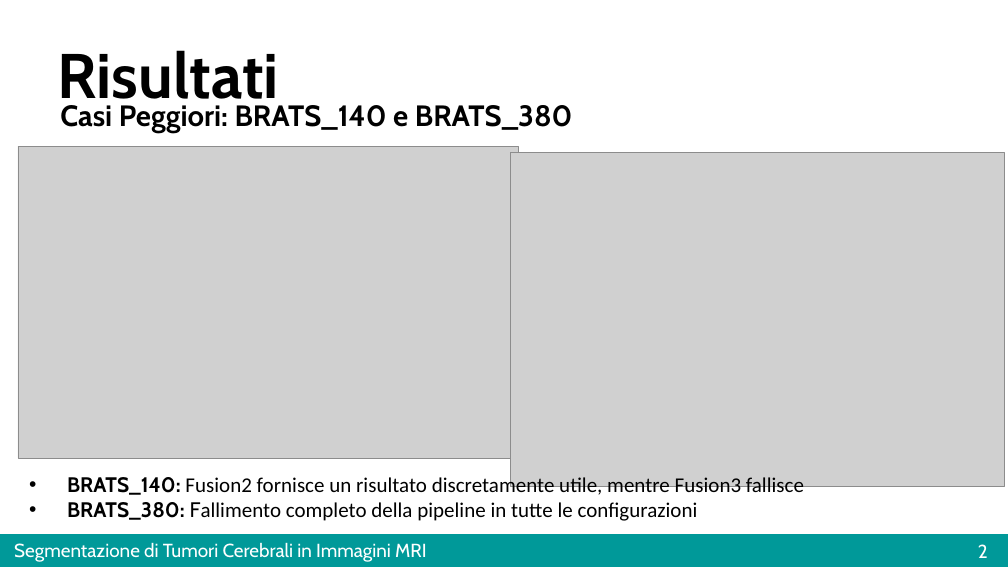
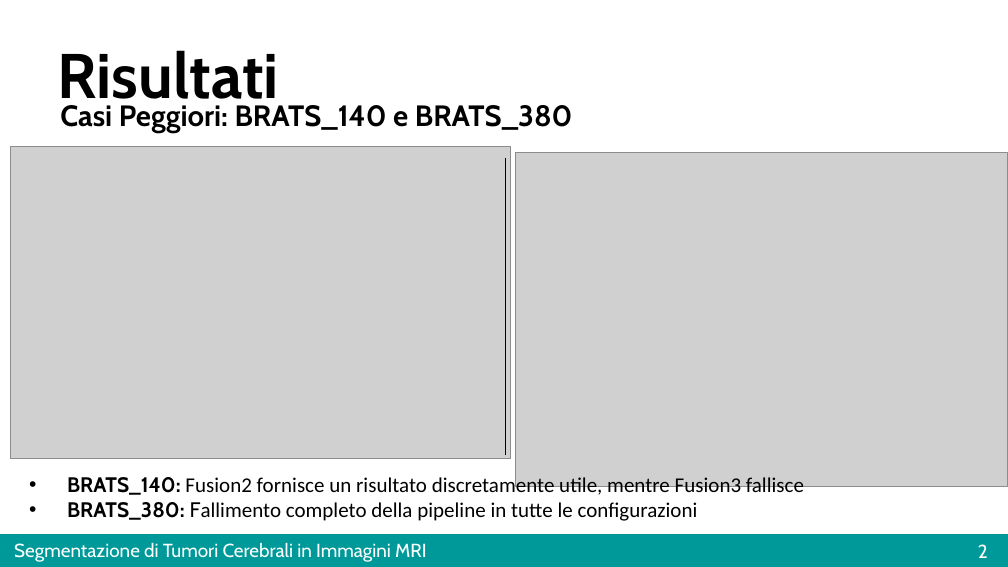
Before and after one commit to carrieroroberto/brain-tumor-segmentation-matlab, a slide deck: slide 21 of deliverables/presentation.pptx. Drawn at 1008x567 pixels with LibreOffice and Linux fonts; fonts in the diff are those of the drawing; grey boxes stand for pictures. Boxes give left, top, right and bottom in pixels: in the first picture for what was removed or moved away, otherwise in the second. Text is boxed around its words. In the diff, an @@ line names an element or a change of style, - is before the commit and + after.

```diff
--- a/deliverables/presentation.pptx
+++ b/deliverables/presentation.pptx
@@ picture: place and size @@
-picture at (18,146,519,458)
+picture at (11,146,511,458)
@@ line added from (505, 158) to (505, 455), #000000 0.75 pt @@
@@ picture: place and size @@
-picture at (510,152,1004,486)
+picture at (516,152,1007,486)
```
Also in this commit, not shown: 1 other slide changed.
